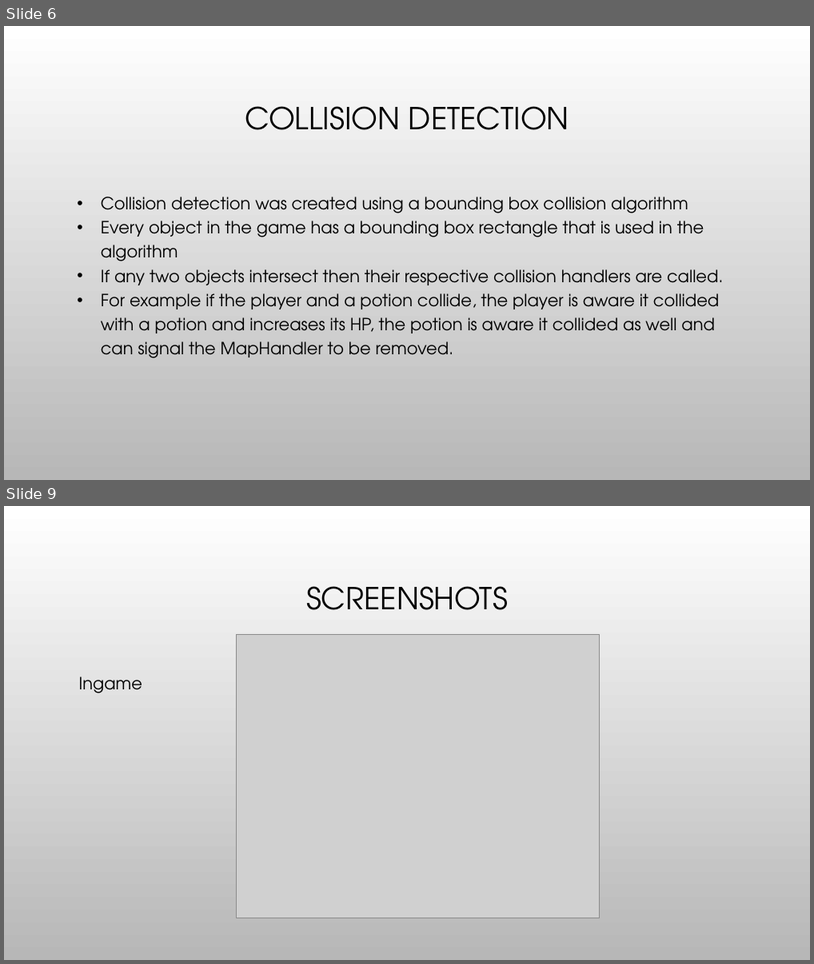
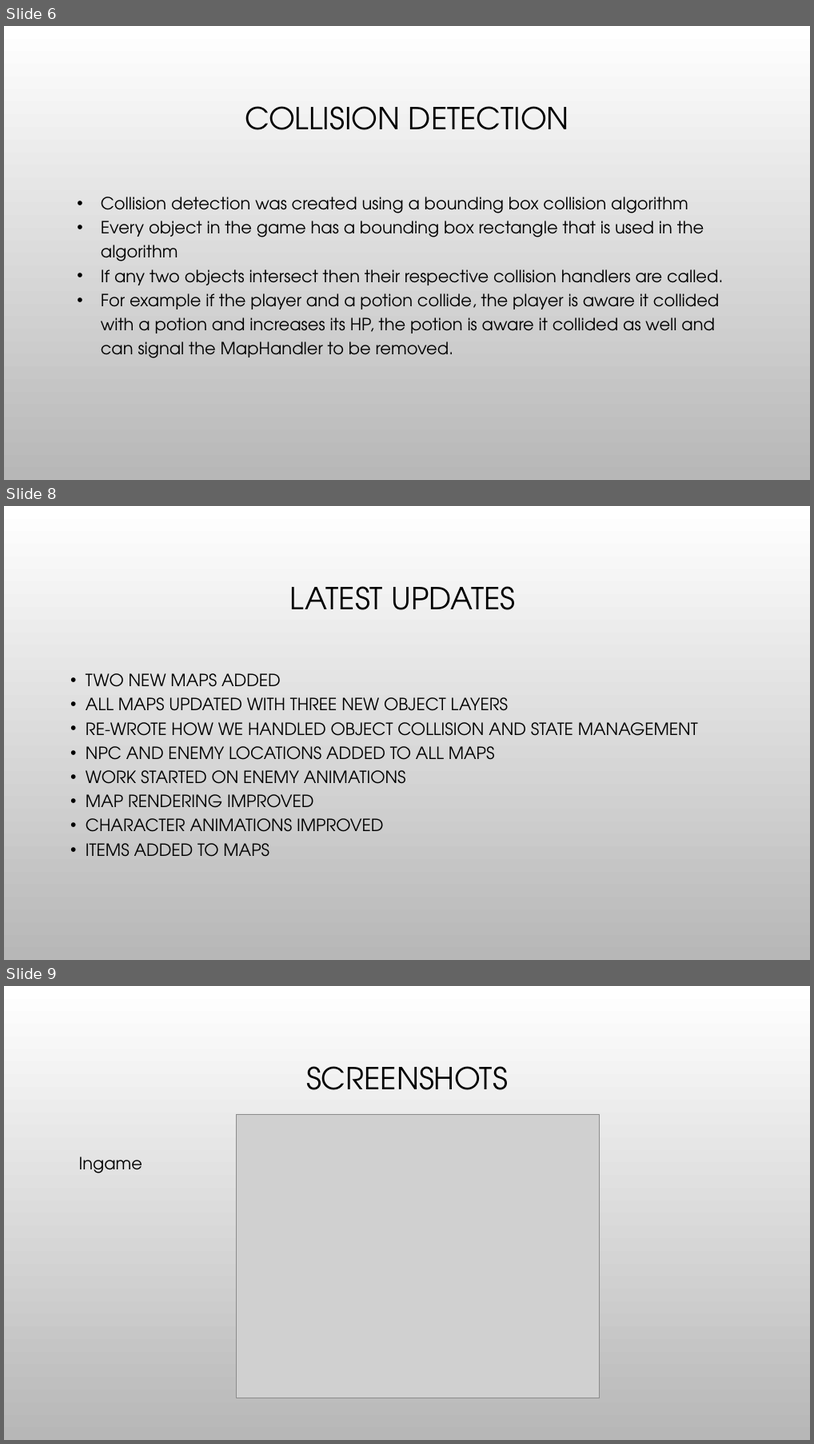
Before and after one commit to hanselrd/bubble-warrior-adventures, a slide deck: docs/presentation.pptx. Shown one above the other, each under a label of ours: slides 6 and 9 before the commit, slides 6, 8 and 9 after it; the slides between them are not shown. The pictures are 814x964 and 814x1444 pixels, drawn with LibreOffice and Linux fonts; fonts in the diff are those of the drawing; grey boxes stand for pictures; background and template pictures are left out. Boxes give left, top, right and bottom in pixels: in the first picture for what was removed or moved away, otherwise in the second. Text is boxed around its words. In the diff, an @@ line names an element or a change of style, - is before the commit and + after.

```diff
--- a/docs/presentation.pptx
+++ b/docs/presentation.pptx
@@ slide 8 added at box(4, 506, 810, 960), background picture (left out) @@
@@ title added at box(290, 586, 515, 610), 36 pt, text #000000 @@
+LATEST UPDATES
@@ text added at box(86, 673, 698, 856), 20 pt, text #000000 @@
+• TWO NEW MAPS ADDED
+• ALL MAPS UPDATED WITH THREE NEW OBJECT LAYERS
+• RE-WROTE HOW WE HANDLED OBJECT COLLISION AND STATE MANAGEMENT
+• NPC AND ENEMY LOCATIONS ADDED TO ALL MAPS
+• WORK STARTED ON ENEMY ANIMATIONS
+• MAP RENDERING IMPROVED
+• CHARACTER ANIMATIONS IMPROVED
+• ITEMS ADDED TO MAPS
```
Also in this commit, not shown: 2 slides changed, 1 other slide added, 1 slide removed, 1 other file.
